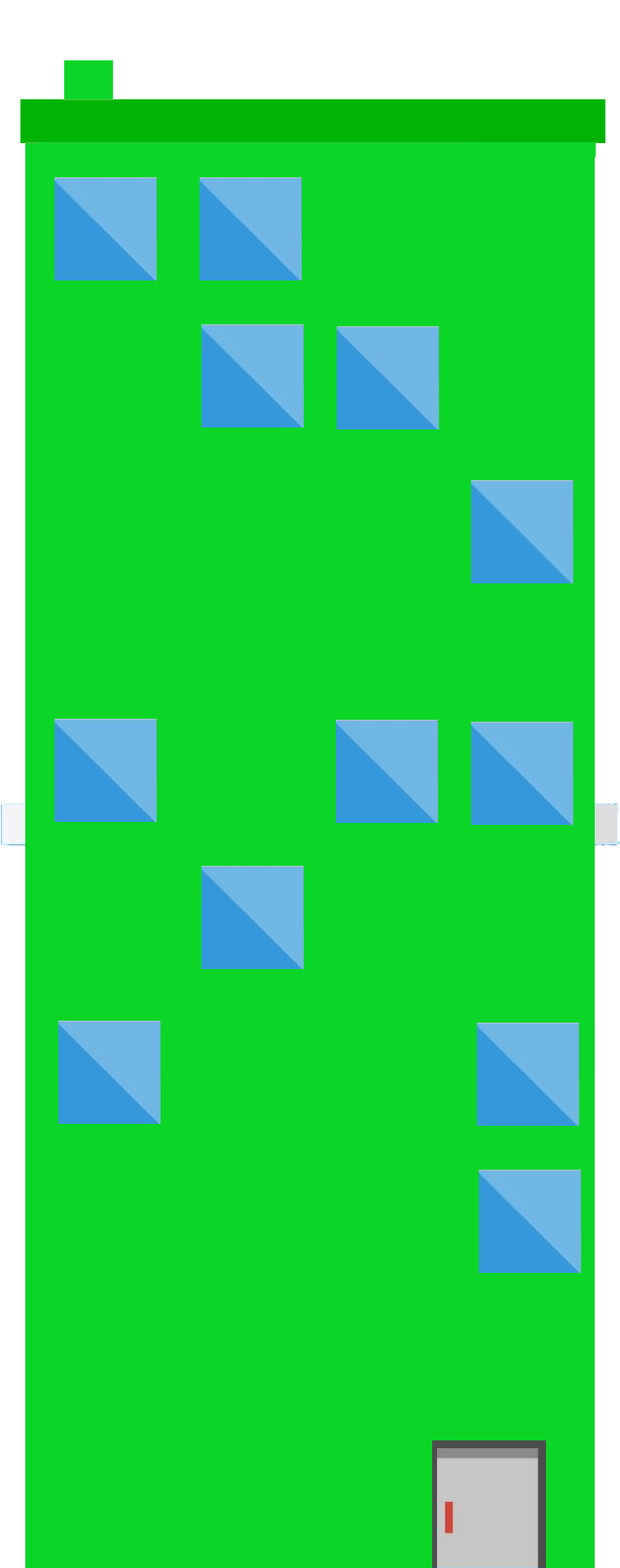
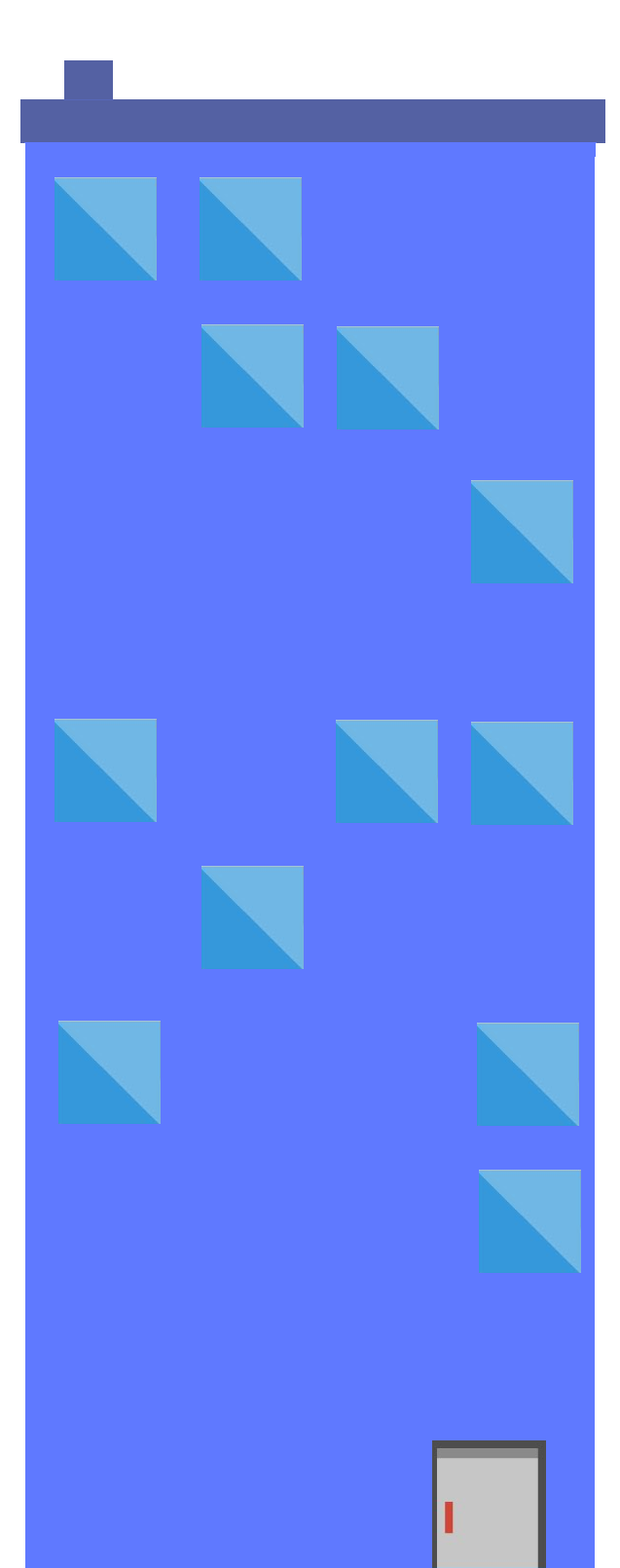
The second 620 x 1568 image is a revision of the first. Changes to its layers:
renamed "Calque 21" to "Bat1", opacity 100% → 51%, blend multiply → normal, painted on it over box(20, 60, 606, 144)
renamed "Calque 20" to "Bat1_a_remplir", painted on it over box(20, 60, 606, 1568)
hid "Calque 1" over box(0, 649, 620, 1568)
